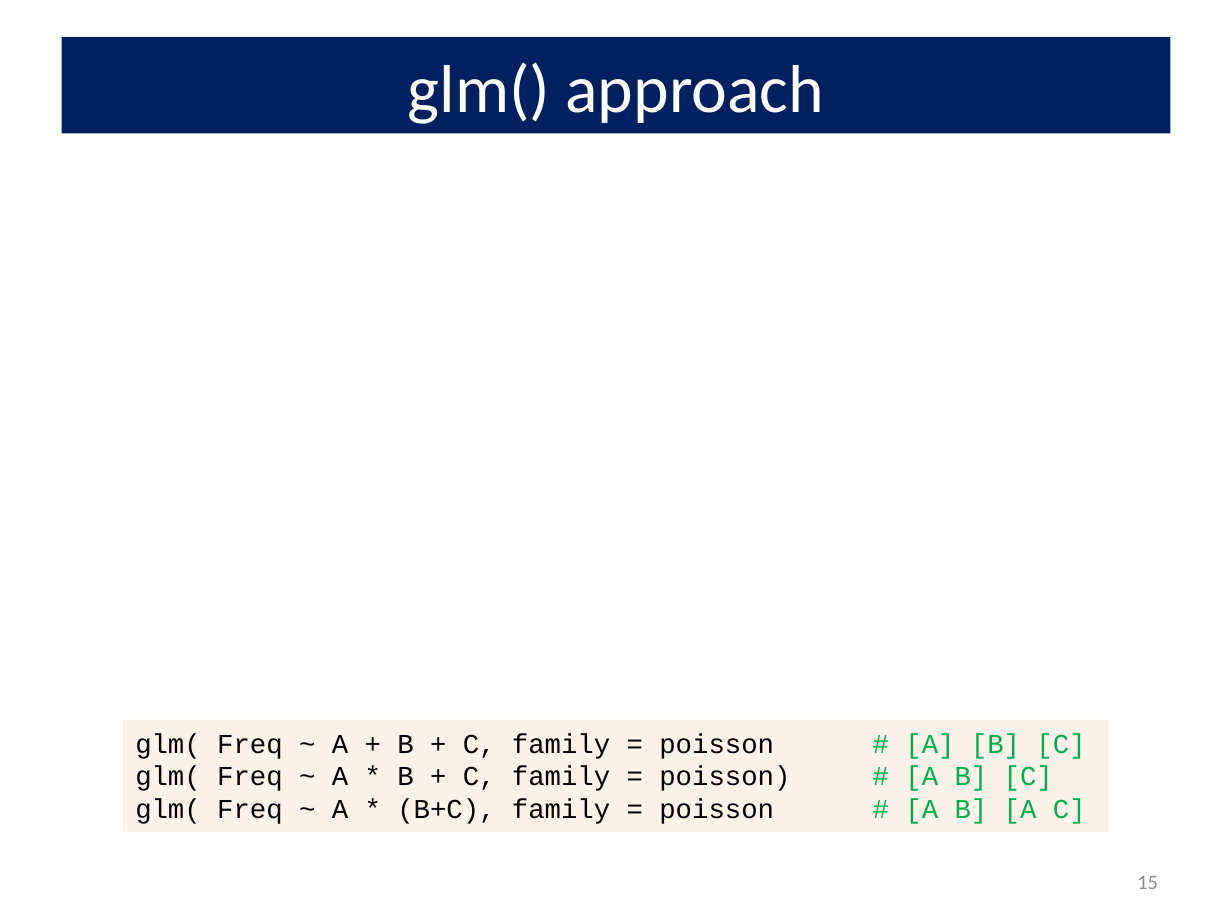
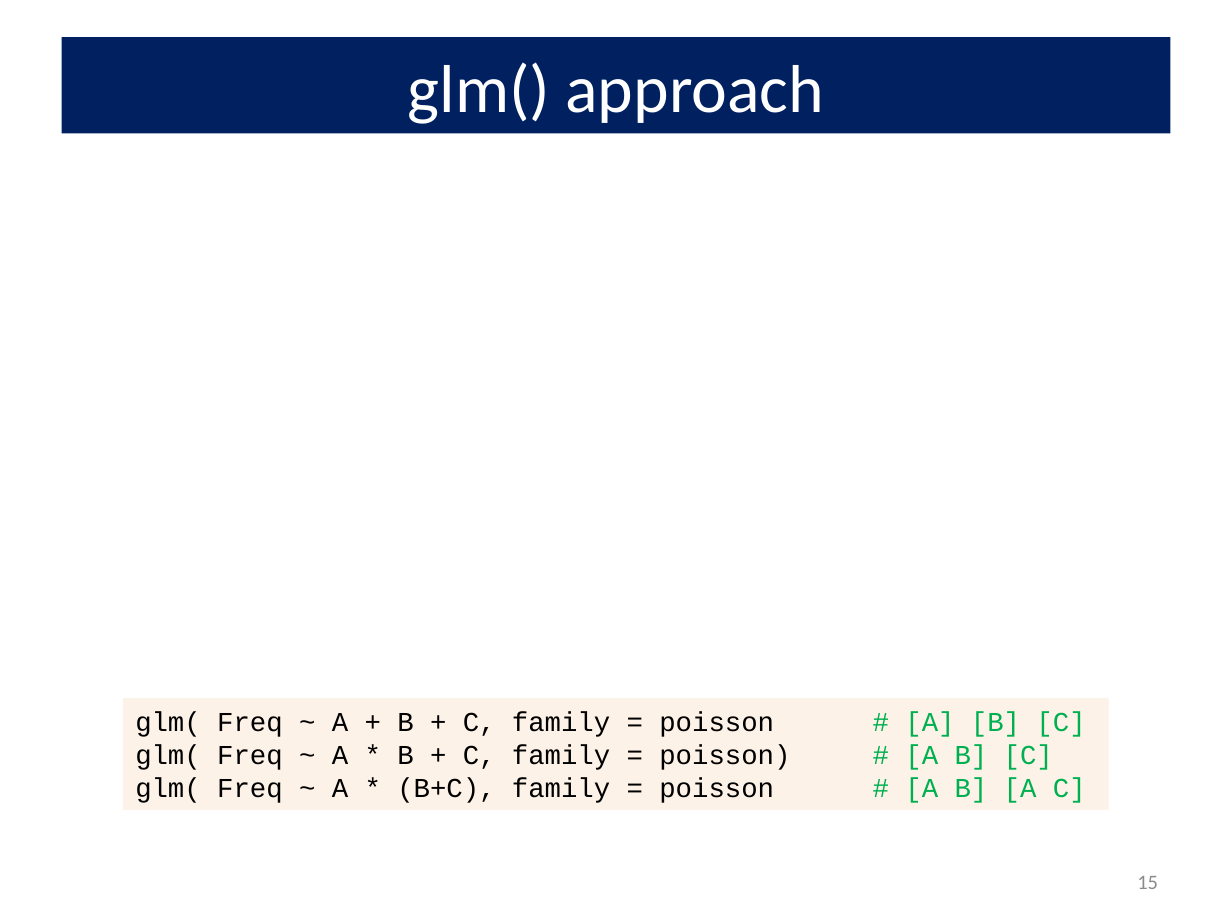
Before and after one commit to friendly/psy6136, a slide deck: slide 15 of lectures/04-Loglin.pptx. Drawn at 1232x924 pixels with LibreOffice and Linux fonts; fonts in the diff are those of the drawing; grey boxes stand for pictures. Boxes give left, top, right and bottom in pixels: in the first picture for what was removed or moved away, otherwise in the second. Text is boxed around its words. In the diff, an @@ line names an element or a change of style, - is before the commit and + after.

```diff
--- a/lectures/04-Loglin.pptx
+++ b/lectures/04-Loglin.pptx
@@ rectangle "glm( Freq ~ A + ...": place and size @@
-rectangle "glm( Freq ~ A + ..." at (123,719,1109,832)
+rectangle "glm( Freq ~ A + ..." at (123,699,1109,811)
```
Also in this commit, not shown: 18 other slides changed, 4 other files.
